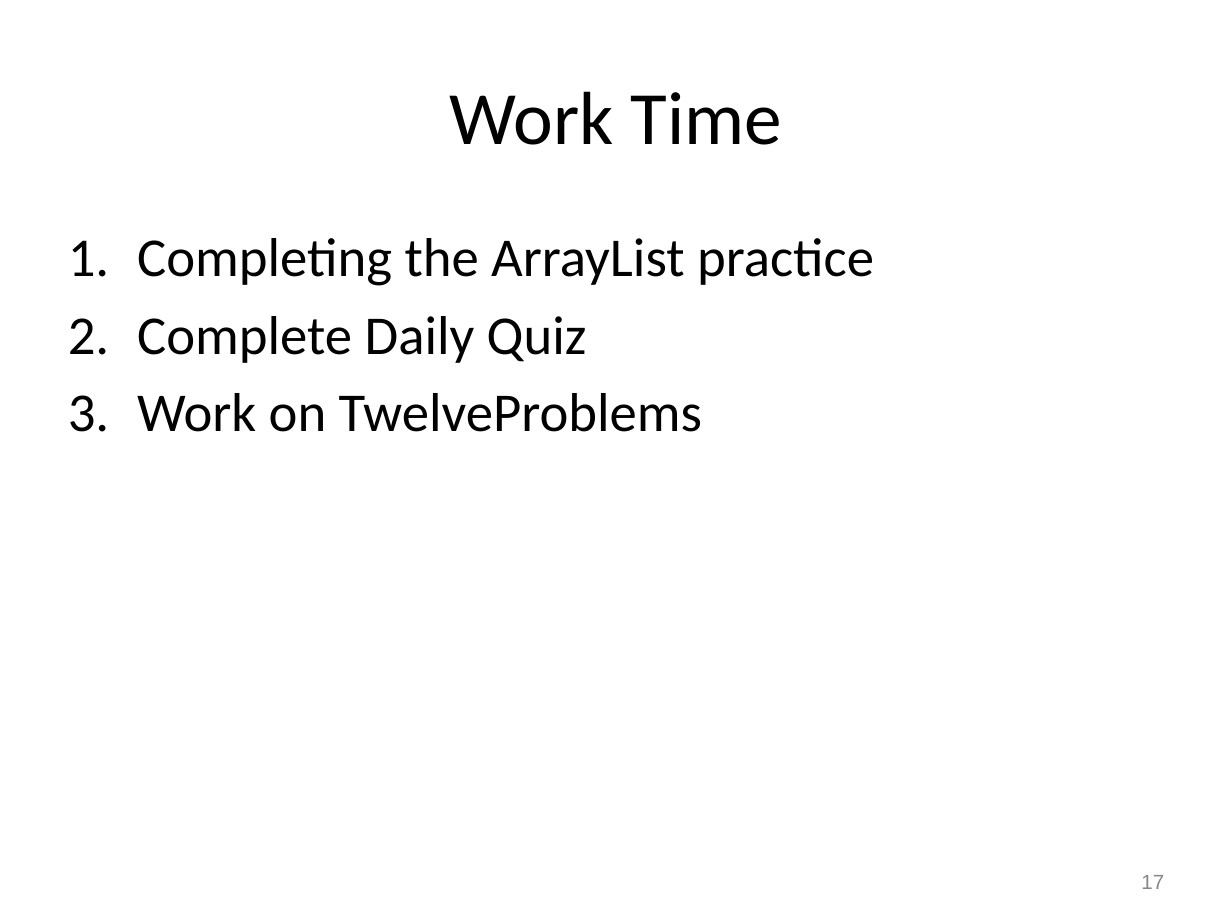
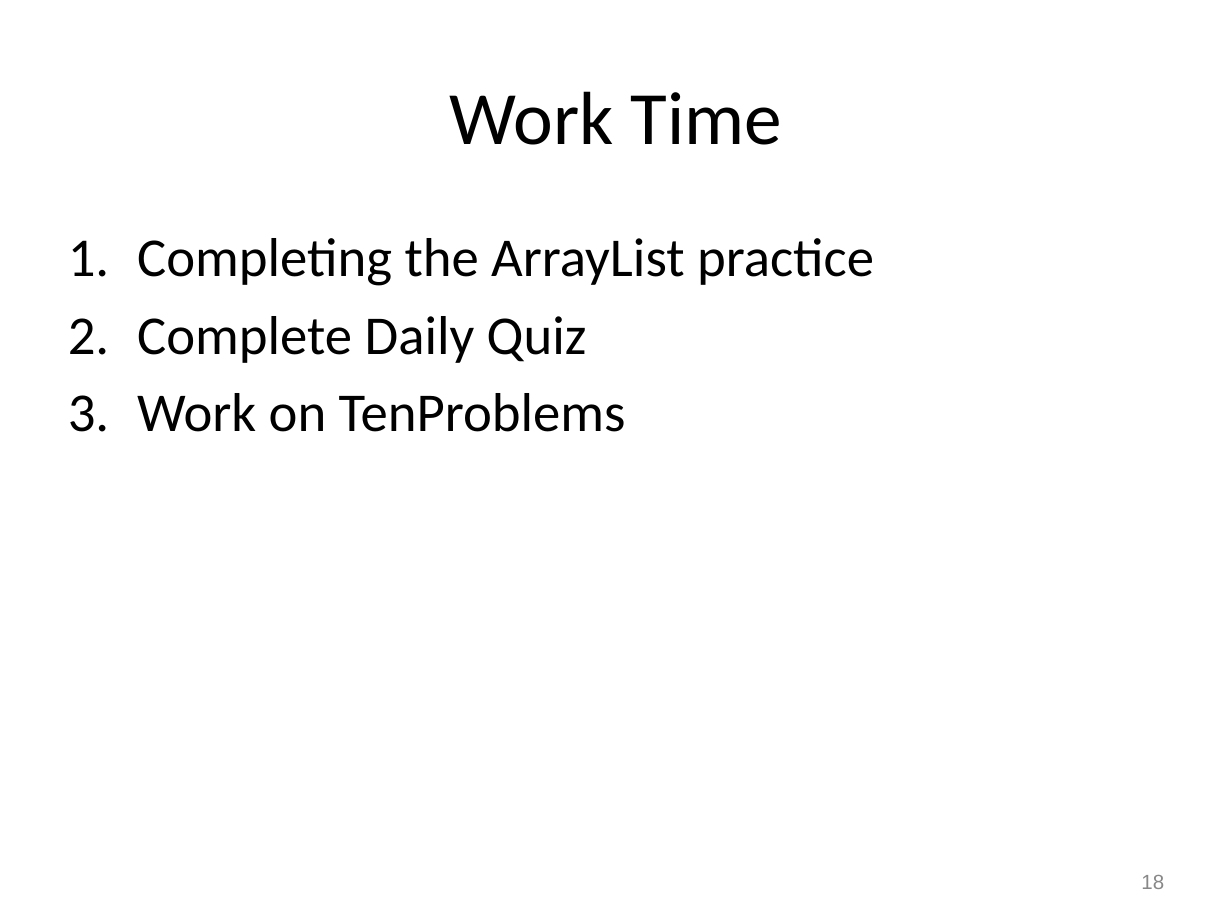
Before and after one commit to RHIT-CSSE/csse220, a slide deck: slide 18 of ClassMaterials/UsingObjectsAndAPIs/Slides/Part3-JavaArrayLists.pptx (slide 17 before the commit). Drawn at 1232x924 pixels with LibreOffice and Linux fonts; fonts in the diff are those of the drawing. Boxes give left, top, right and bottom in pixels: in the first picture for what was removed or moved away, otherwise in the second. Text is boxed around its words. In the diff, an @@ line names an element or a change of style, - is before the commit and + after.

```diff
--- a/ClassMaterials/UsingObjectsAndAPIs/Slides/Part3-JavaArrayLists.pptx
+++ b/ClassMaterials/UsingObjectsAndAPIs/Slides/Part3-JavaArrayLists.pptx
@@ text at box(137, 393, 626, 432): text changed @@
-3. Work on TwelveProblems
+3. Work on TenProblems
@@ page number at box(1141, 875, 1164, 889): text changed @@
-17
+18
```
Also in this commit, not shown: 1 slide added, 12 other files.
